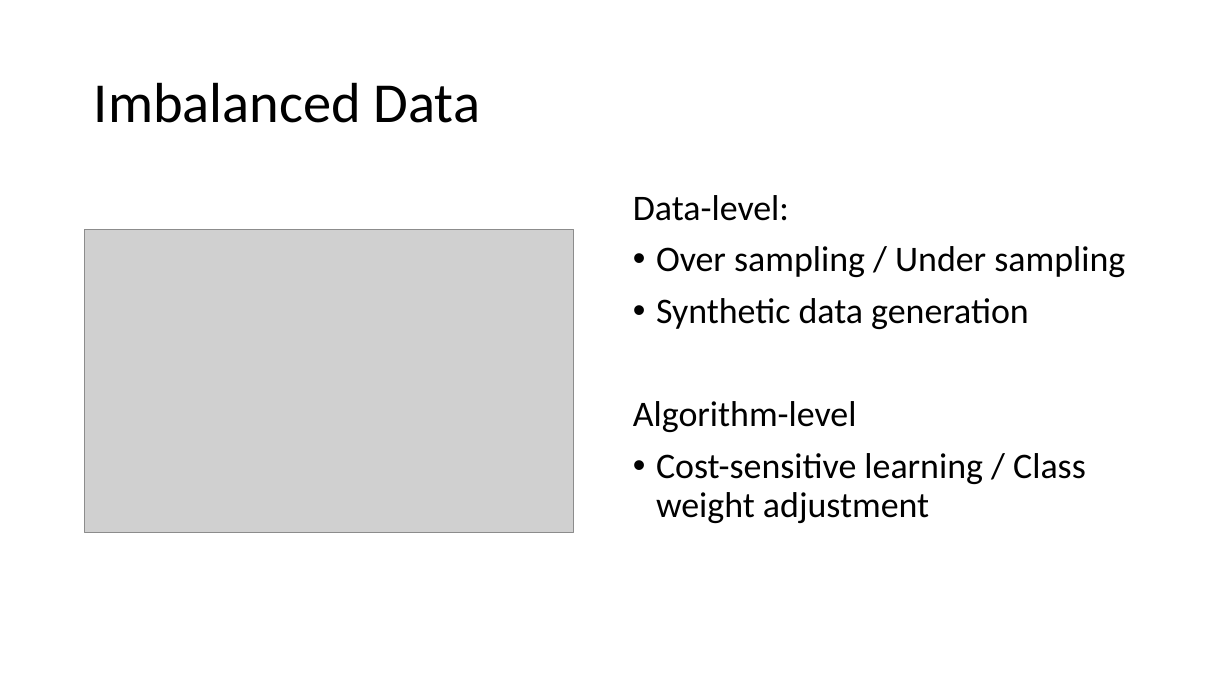
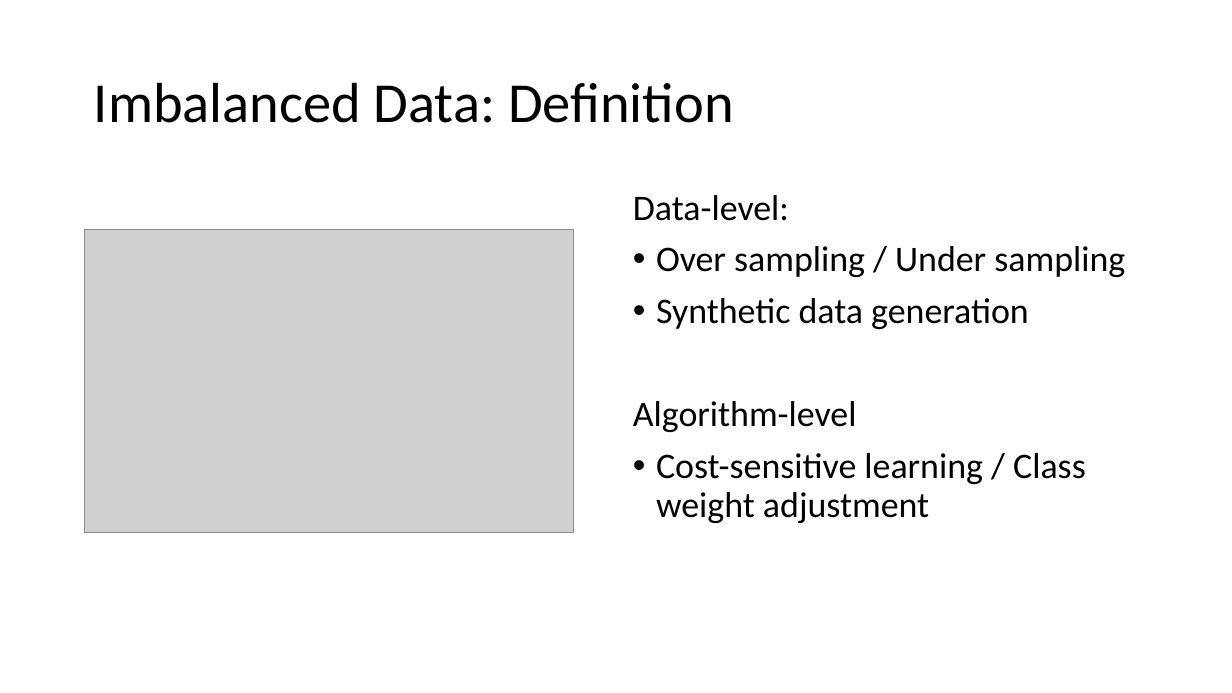
Before and after one commit to MICS-Lab/DeepLearningCourse, a slide deck: slide 11 of Slides_6.pptx (slide 8 before the commit). Drawn at 1232x693 pixels with LibreOffice and Linux fonts; fonts in the diff are those of the drawing; grey boxes stand for pictures. Boxes give left, top, right and bottom in pixels: in the first picture for what was removed or moved away, otherwise in the second. Text is boxed around its words. In the diff, an @@ line names an element or a change of style, - is before the commit and + after.

Commit message:
imbalanced data metrics

```diff
--- a/Slides_6.pptx
+++ b/Slides_6.pptx
@@ title at <box>94,82,734,123</box>: text changed @@
-Imbalanced Data
+Imbalanced Data: Definition
```
Also in this commit, not shown: 2 slides added.
